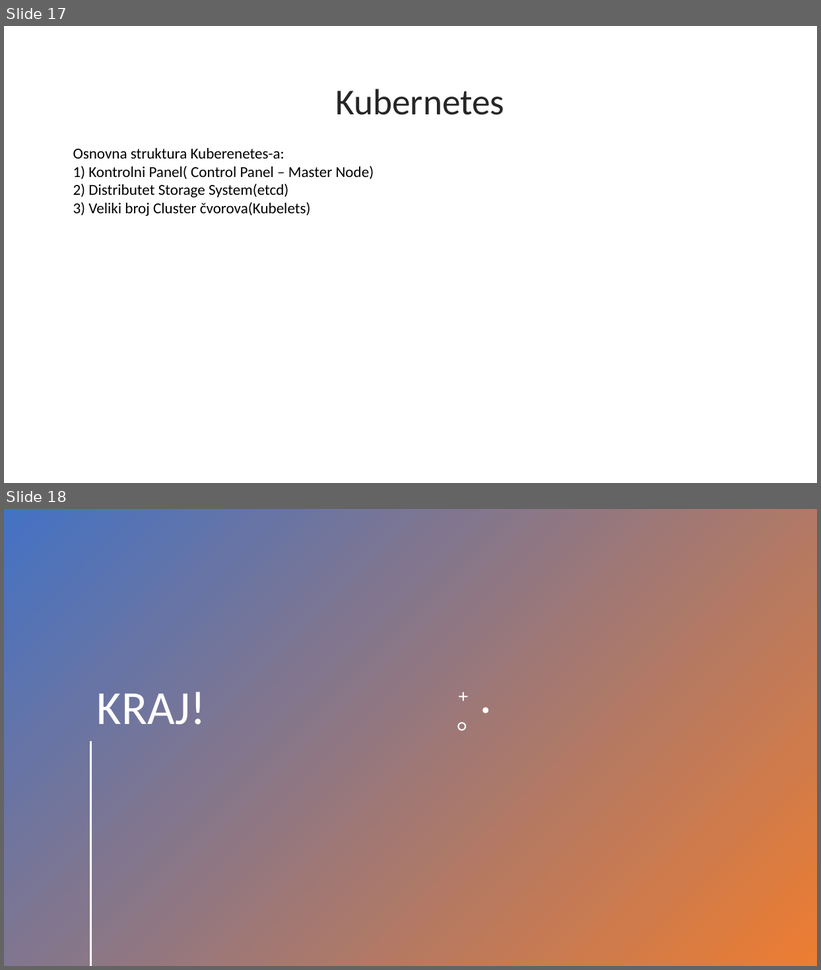
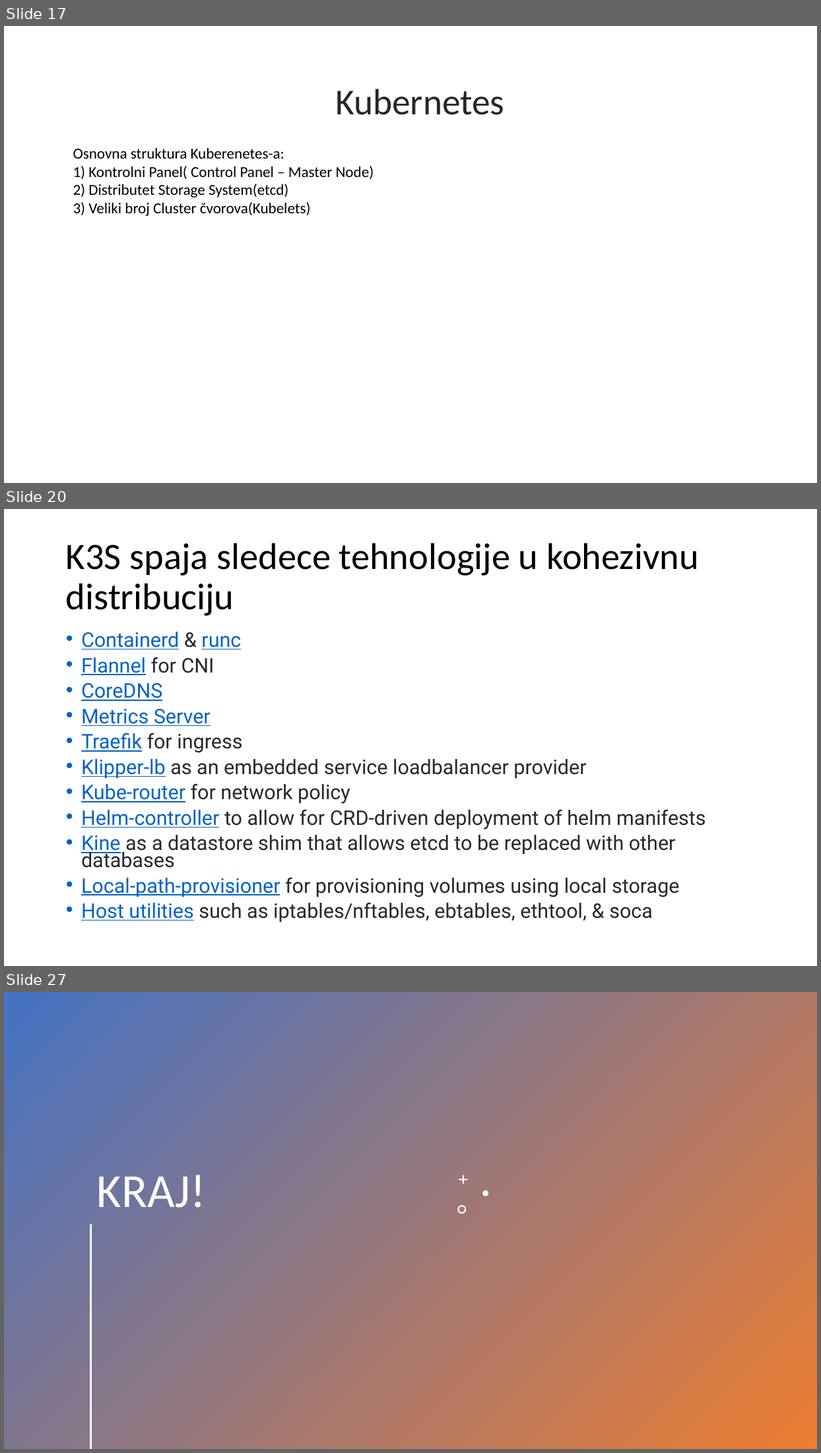
Before and after one commit to Jovana1998/SOA, a slide deck: K3s.pptx. Shown one above the other, each under a label of ours: slides 17 and 18 before the commit, slides 17, 20 and 27 after it; the slides between them are not shown. The pictures are 821x970 and 821x1453 pixels, drawn with LibreOffice and Linux fonts; fonts in the diff are those of the drawing. Boxes give left, top, right and bottom in pixels: in the first picture for what was removed or moved away, otherwise in the second. Text is boxed around its words. In the diff, an @@ line names an element or a change of style, - is before the commit and + after.

```diff
--- a/K3s.pptx
+++ b/K3s.pptx
@@ slide 20 added at [4, 509, 817, 966], background #FFFFFF @@
@@ title added at [66, 543, 699, 616], 44 pt, text #000000 @@
+K3S spaja sledece tehnologije u kohezivnu distribuciju
@@ text added at [81, 632, 706, 923], 23.8 pt, text #24292E @@
+• Containerd & runc
+• Flannel for CNI
+• CoreDNS
+• Metrics Server
+• Traefik for ingress
+• Klipper-lb as an embedded service loadbalancer provider
+• Kube-router for network policy
+• Helm-controller to allow for CRD-driven deployment of helm manifests
+• Kine as a datastore shim that allows etcd to be replaced with other databases
+• Local-path-provisioner for provisioning volumes using local storage
+• Host utilities such as iptables/nftables, ebtables, ethtool, & soca
@@ what was slide 18 is now slide 27 @@
```
Also in this commit, not shown: 8 other slides added.
